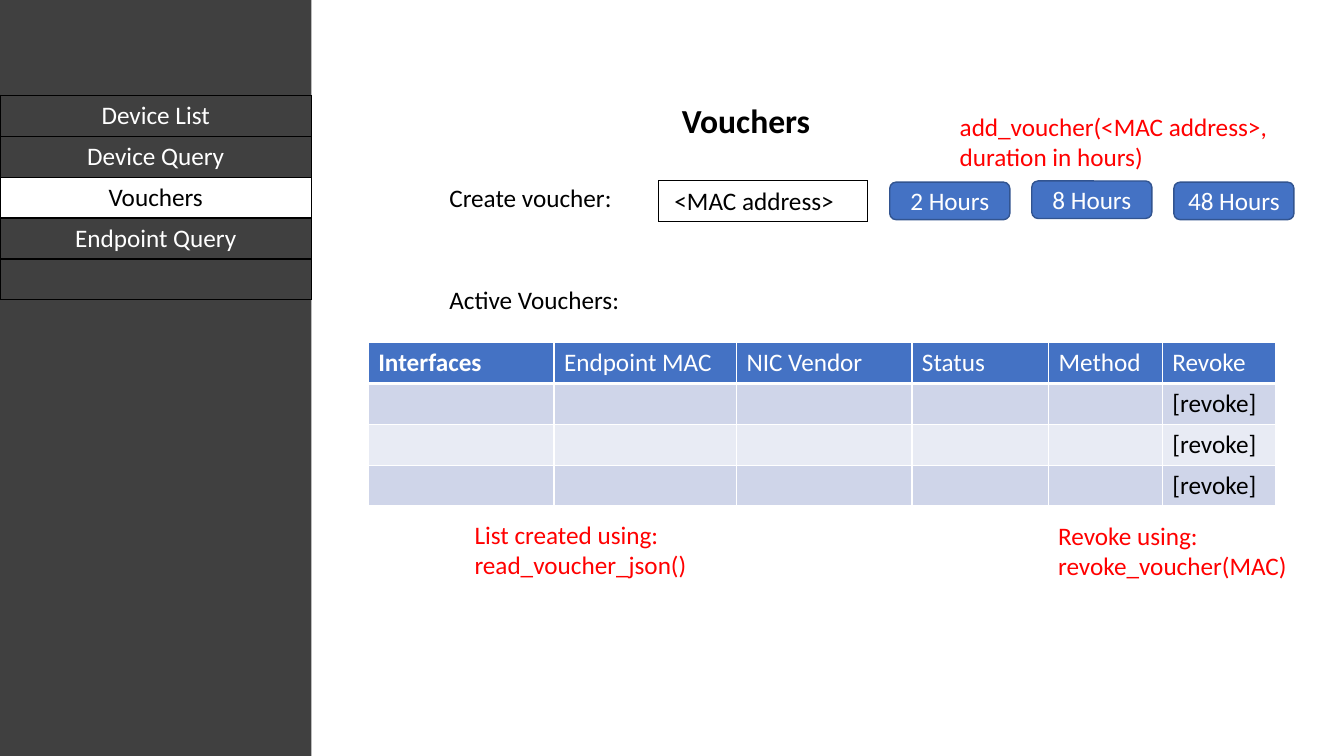
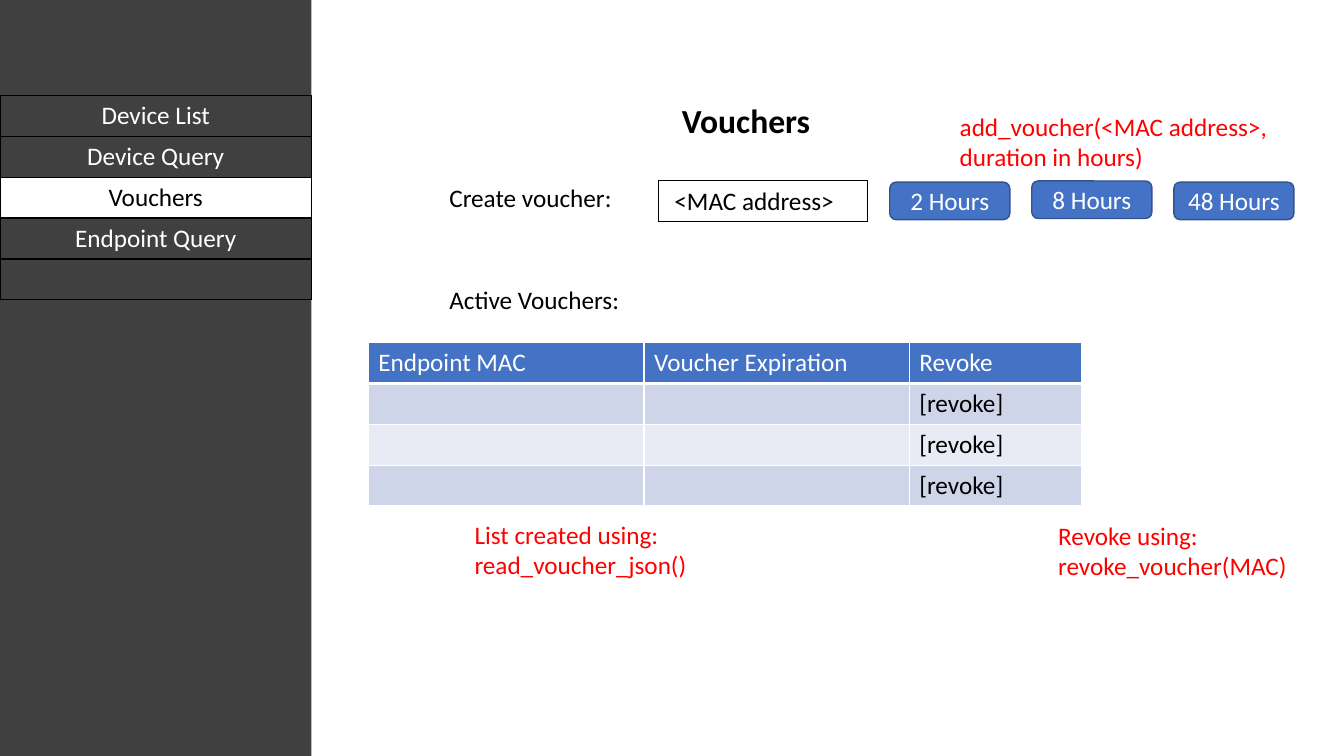
Before and after one commit to obrigg/Vanilla-ISE, a slide deck: slide 4 of Vanilla ISE mockup.pptx. Drawn at 1344x756 pixels with LibreOffice and Linux fonts; fonts in the diff are those of the drawing. Boxes give left, top, right and bottom in pixels: in the first picture for what was removed or moved away, otherwise in the second. Text is boxed around its words. In the diff, an @@ line names an element or a change of style, - is before the commit and + after.

```diff
--- a/Vanilla ISE mockup.pptx
+++ b/Vanilla ISE mockup.pptx
@@ table at [368,343,1082,506] @@
-column 1: Interfaces |  |  | 
-column 3: NIC Vendor |  |  | 
-column 4: Status |  |  | 
-column 5: Method |  |  | 
+column 2: Voucher Expiration |  |  | 
@@ table: place and size @@
-table at [368,343,1276,506]
+table at [368,343,1082,506]
```
Also in this commit, not shown: 1 other file.
